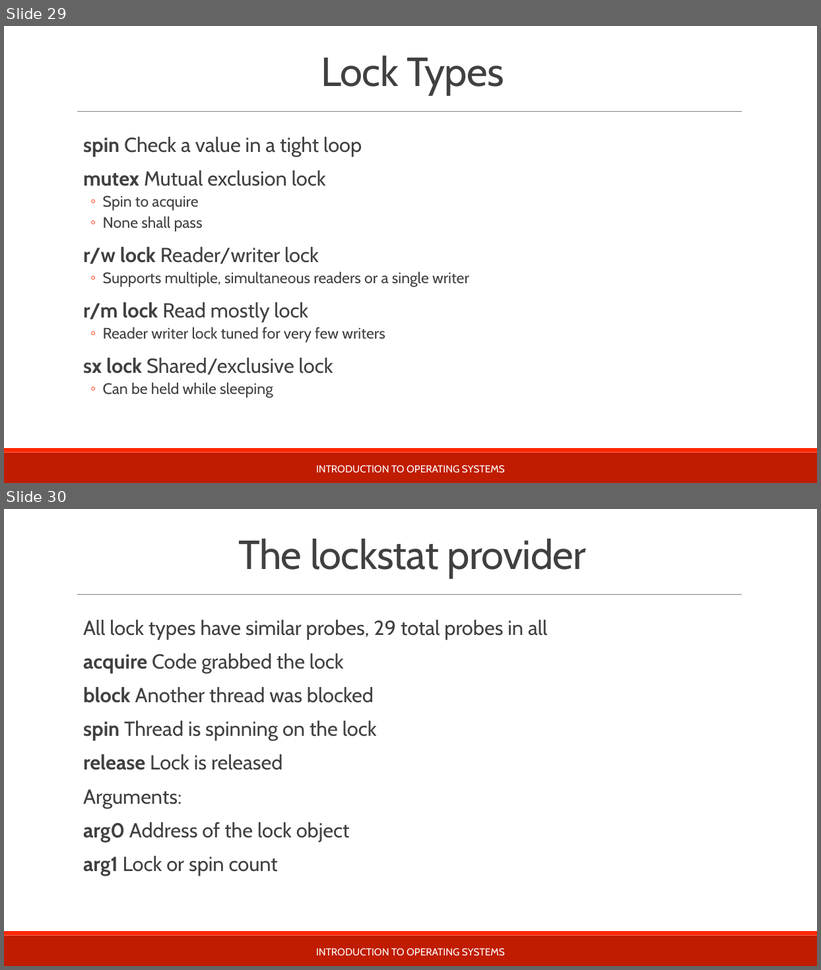
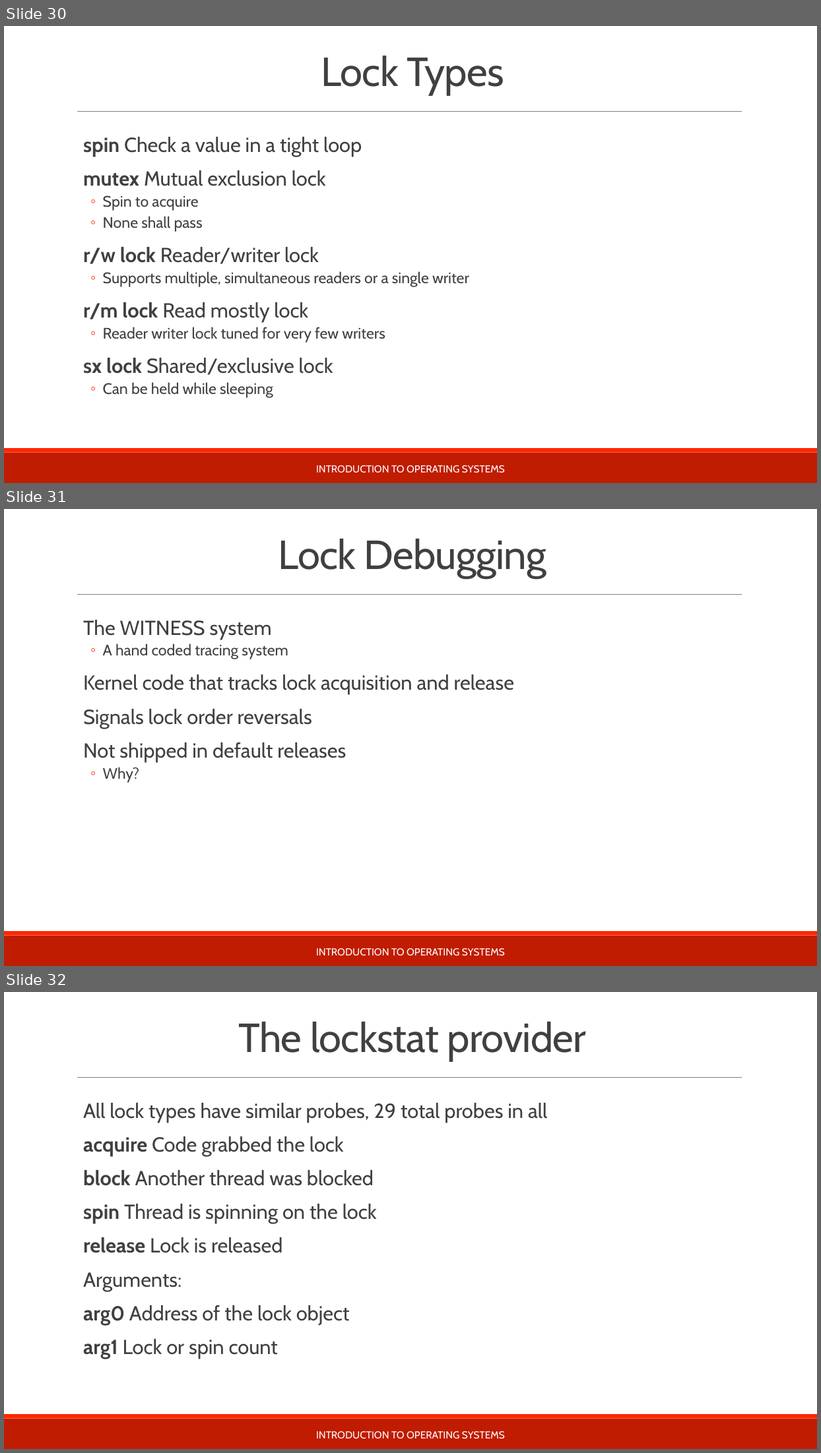
Before and after one commit to teachbsd/course, a slide deck: undergraduate/lectures/processes.pptx. Shown one above the other, each under a label of ours: slides 29 and 30 before the commit, slides 30, 31 and 32 after it. The pictures are 821x970 and 821x1453 pixels, drawn with LibreOffice and Linux fonts; fonts in the diff are those of the drawing; background and template pictures are left out. Boxes give left, top, right and bottom in pixels: in the first picture for what was removed or moved away, otherwise in the second. Text is boxed around its words. In the diff, an @@ line names an element or a change of style, - is before the commit and + after.

```diff
--- a/undergraduate/lectures/processes.pptx
+++ b/undergraduate/lectures/processes.pptx
@@ slide 31 added at (4, 509, 817, 966), background #FFFFFF; not listed: 3 template elements that a slide beside it also shows @@
@@ title added at (279, 539, 547, 579), 48 pt, text #404040 @@
+Lock Debugging
@@ text added at (83, 620, 514, 783), 24 pt, text #404040 @@
+  The WITNESS system
+  ◦ A hand coded tracing system
+  Kernel code that tracks lock acquisition and release
+  Signals lock order reversals
+  Not shipped in default releases
+  ◦ Why?
@@ text added at (316, 949, 505, 956), 12 pt, text #FFFFFF @@
+INTRODUCTION TO OPERATING SYSTEMS
@@ what was slide 29 is now slide 30 @@
@@ what was slide 30 is now slide 32 @@
```
Also in this commit, not shown: 2 slides changed, 1 other slide added.
